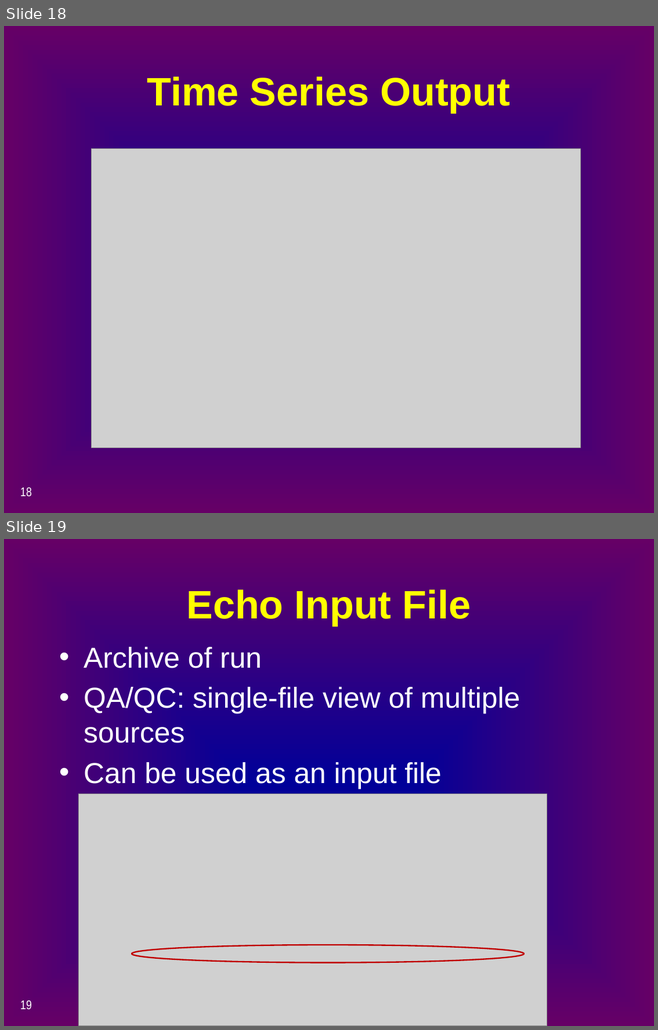
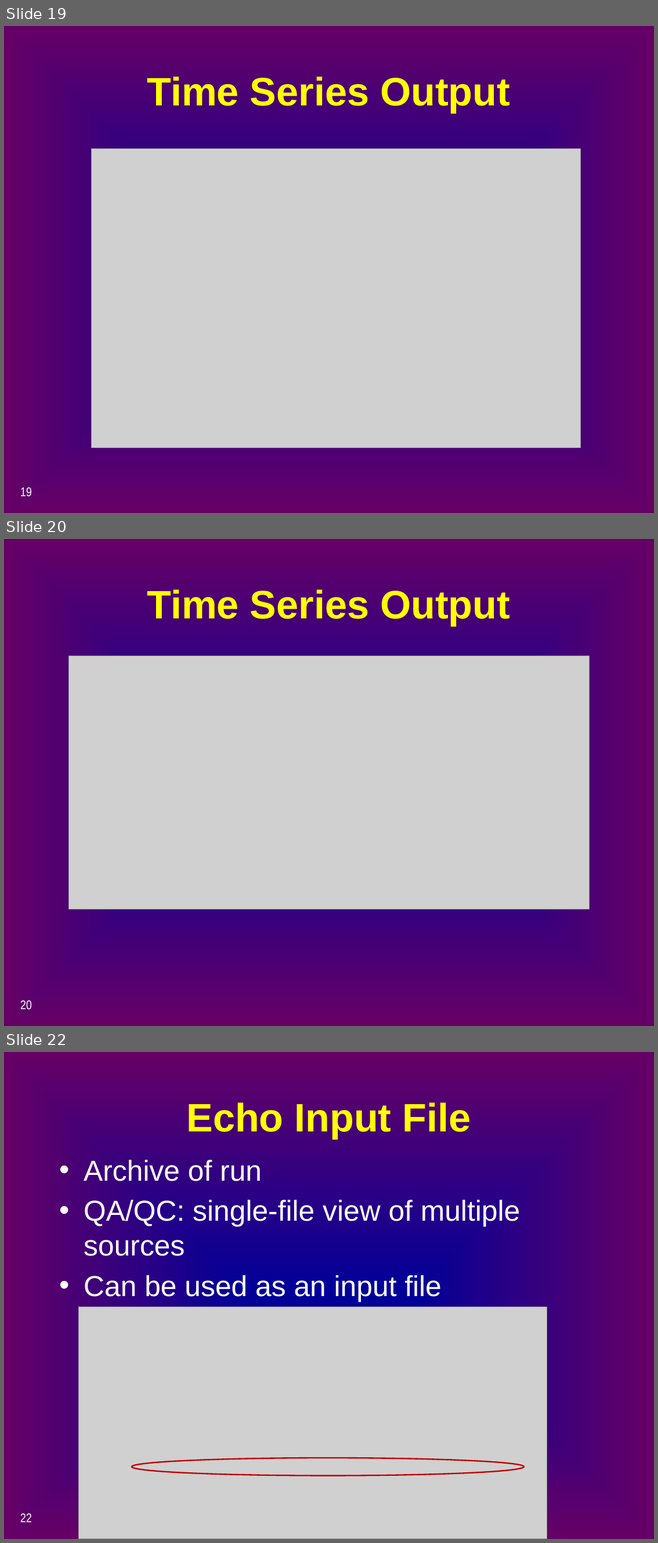
Before and after one commit to CADWRDeltaModeling/dsm2, a slide deck: dsm2/presentations/p4_simulation_data.pptx. Shown one above the other, each under a label of ours: slides 18 and 19 before the commit, slides 19, 20 and 22 after it; the slides between them are not shown. The pictures are 658x1030 and 658x1543 pixels, drawn with LibreOffice and Linux fonts; fonts in the diff are those of the drawing; grey boxes stand for pictures. Boxes give left, top, right and bottom in pixels: in the first picture for what was removed or moved away, otherwise in the second. Text is boxed around its words. In the diff, an @@ line names an element or a change of style, - is before the commit and + after.

```diff
--- a/dsm2/presentations/p4_simulation_data.pptx
+++ b/dsm2/presentations/p4_simulation_data.pptx
@@ slide 20 added at (x1=4, y1=539, x2=654, y2=1026), background gradient #000099 to #660066 @@
@@ title added at (x1=147, y1=589, x2=510, y2=625), 44 pt, text #FFFF00, bold @@
+Time Series Output
@@ picture added at (x1=68, y1=656, x2=589, y2=910) @@
@@ page number added at (x1=20, y1=1000, x2=32, y2=1010), 14 pt, text #FFFFFF @@
+20
@@ what was slide 18 is now slide 19 @@
@@ page number at (x1=20, y1=487, x2=32, y2=497): text changed @@
-18
+19
@@ what was slide 19 is now slide 22 @@
@@ page number at (x1=20, y1=1513, x2=32, y2=1522): text changed @@
-19
+22
```
Also in this commit, not shown: 3 slides changed, 2 other slides added.
